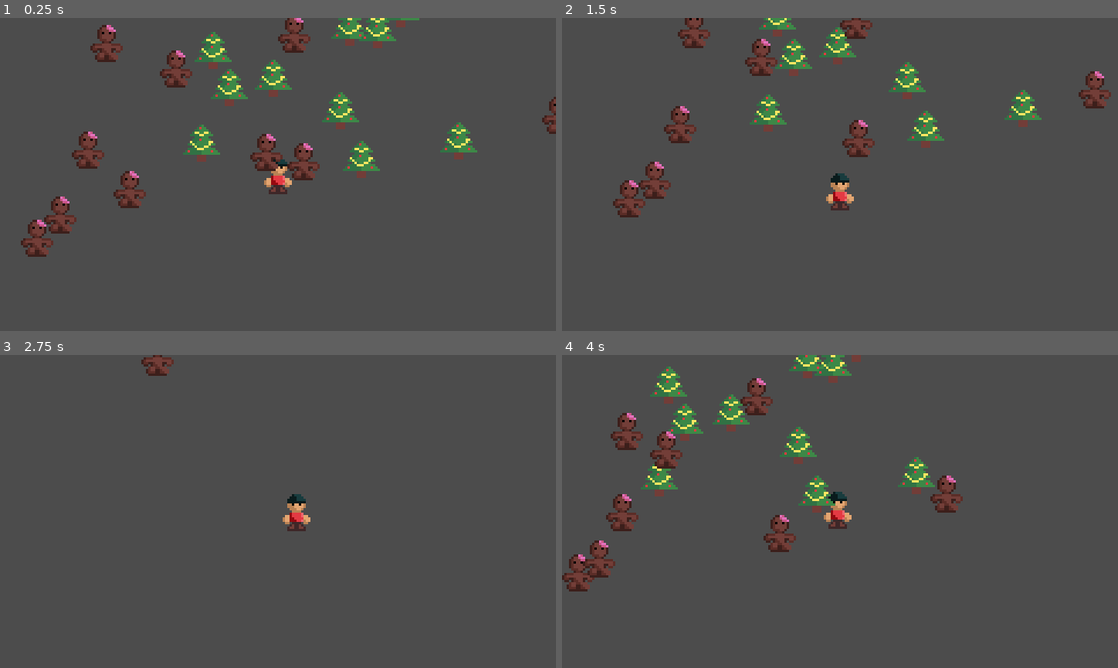
Above: before the commit, frames 1-4 (two rows, left to right).
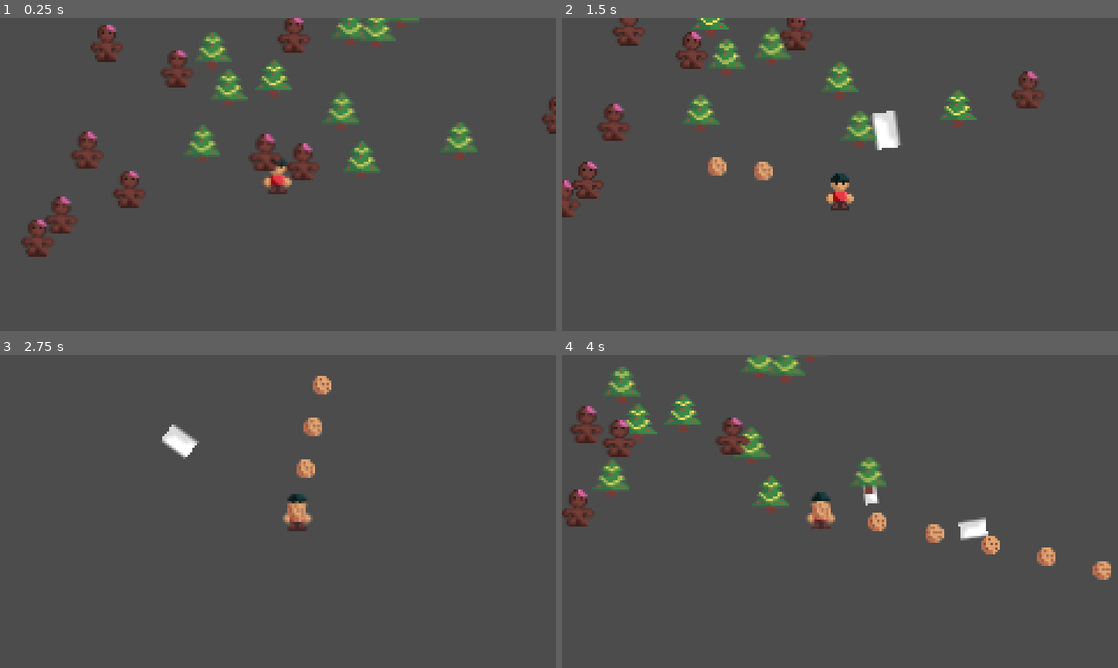
Above: after the commit, the same moments.

Repository: cznrhubarb/feliz-navidead
Game: Godot game, scene res://scn/TestScene.tscn
Two runs of this game, one before a commit and one after it. Both use one fixed random seed, a clock stepped at 60 frames per second and the inputs below.
Inputs (mouse positions are in pixels of both pictures, inside the frame that each line leads up to):
- Up to frame 1 (0.25 s): no input
- Up to frame 2 (1.5 s): move the mouse to (962, 158) at 0.52 s; press the mouse at (962, 158) at 0.53 s; hold D (move_right) 0.53-1.28 s; move the mouse to (728, 190) at 1.27 s; release the mouse at (728, 190) at 1.28 s; hold S (move_down) from 1.28 s (still down); click (728, 190) at 1.35 s
- Up to frame 3 (2.75 s): move the mouse to (333, 442) at 2.02 s; release S (move_down) at 2.03 s; press the mouse at (333, 442) at 2.03 s; hold D (move_right) from 2.03 s (still down)
- Up to frame 4 (4 s): move the mouse to (812, 574) at 2.77 s; release D (move_right) at 2.78 s; release the mouse at (812, 574) at 2.78 s; hold W (move_up) 2.78-3.53 s; click (812, 574) at 2.85 s; move the mouse to (1006, 558) at 3.52 s; press the mouse at (1006, 558) at 3.53 s; hold A (move_left) from 3.53 s (still down)

The runs differ from the first frame. In frame 1, 2.2% of the frame differs, in the area x 3-100%, y 0-76%; in frame 2, 11%; in frame 3, 1.5%; in frame 4, 12%, in the area x 0-99%, y 0-76%.

Commit message:
Changed to a weapon system. Added milk grenade launcher.

Diff:
--- a/project.godot
+++ b/project.godot
@@ -65,6 +65,4 @@
 
 [rendering]
 
-quality/2d/use_pixel_snap=true
-quality/filters/anisotropic_filter_level=1
 environment/default_environment="res://default_env.tres"
--- a/scn/CookieBullet.tscn
+++ b/scn/CookieBullet.tscn
@@ -1,6 +1,6 @@
 [gd_scene load_steps=4 format=2]
 
-[ext_resource path="res://src/CookieBullet.gd" type="Script" id=1]
+[ext_resource path="res://src/Projectiles/CookieBullet.gd" type="Script" id=1]
 [ext_resource path="res://img/CookieSmall.PNG" type="Texture" id=2]
 
 [sub_resource type="CircleShape2D" id=1]
--- /dev/null
+++ b/scn/MilkGrenade.tscn
@@ -0,0 +1,12 @@
+[gd_scene load_steps=3 format=2]
+
+[ext_resource path="res://src/Projectiles/MilkGrenade.gd" type="Script" id=1]
+[ext_resource path="res://img/Milk.PNG" type="Texture" id=2]
+
+[node name="KinematicBody2D2" type="KinematicBody2D"]
+collision_layer = 2
+collision_mask = 5
+script = ExtResource( 1 )
+
+[node name="Sprite" type="Sprite" parent="."]
+texture = ExtResource( 2 )
--- a/src/Child.gd
+++ b/src/Child.gd
@@ -2,6 +2,13 @@
 
 export var Speed = 300
 var type = "child"
+
+var weapons
+
+func _ready():
+	weapons = []
+	weapons.push_front(load("res://src/Weapons/CookieGun.gd").new())
+	weapons.push_front(load("res://src/Weapons/MilkGrenadeLauncher.gd").new())
 
 func _physics_process(delta):
 	var deltaPos = Vector2()
@@ -17,14 +24,21 @@
 
 	move_and_slide(deltaPos)
 
+	for weapon in weapons:
+		weapon.cooldown(delta)
+	if Input.is_action_pressed("shoot"):
+		shoot(get_shot_direction(), true)
+
 func _input(event):
 	if event.is_action_pressed("shoot"):
-		var shoot_direction = (event.position - position).normalized()
-		shoot(shoot_direction)
+		shoot(get_shot_direction(), false)
 
-func shoot(direction):
-	var bullet_scene = load("res://scn/CookieBullet.tscn")
-	var bullet = bullet_scene.instance()
-	bullet.position = position
-	bullet.direction = direction
-	get_parent().add_child(bullet)
+func get_shot_direction():
+	return (get_global_mouse_position() - position).normalized()
+
+func shoot(direction, auto):
+	for weapon in weapons:
+		var bullet = weapon.shoot(direction, auto)
+		if bullet:
+			bullet.position = position
+			get_parent().add_child(bullet)
--- /dev/null
+++ b/src/Projectiles/MilkGrenade.gd
@@ -0,0 +1,23 @@
+extends KinematicBody2D
+
+export var BulletSpeed = 50
+const max_life_span = 2
+var type = "bullet"
+var life_remaining = max_life_span
+var spr
+var direction = Vector2()
+
+func _ready():
+	for child in get_children():
+		if child is Sprite:
+			spr = child
+			break
+
+func _physics_process(delta):
+	position += direction * BulletSpeed * delta
+	spr.rotation += delta * 3.14
+	var scale = (max_life_span/2 - abs(life_remaining - max_life_span/2)) + 1
+	spr.scale = Vector2(scale, scale)
+	life_remaining -= delta
+	if life_remaining <= 0:
+		queue_free()
--- /dev/null
+++ b/src/Weapons/BaseWeapon.gd
@@ -0,0 +1 @@
+extends Resource
--- /dev/null
+++ b/src/Weapons/Cane.gd
@@ -0,0 +1 @@
+extends "res://src/Weapons/BaseWeapon.gd"
--- /dev/null
+++ b/src/Weapons/CookieGun.gd
@@ -0,0 +1,15 @@
+extends "res://src/Weapons/BaseWeapon.gd"
+
+const cooldown_max = 0.05
+var cooldown_timer = 0
+
+func cooldown(delta):
+	cooldown_timer = max(cooldown_timer - delta, 0)
+
+func shoot(direction, is_auto):
+	if cooldown_timer == 0:
+		cooldown_timer = cooldown_max
+		var bullet_scene = load("res://scn/CookieBullet.tscn")
+		var bullet = bullet_scene.instance()
+		bullet.direction = direction
+		return bullet
--- /dev/null
+++ b/src/Weapons/MilkGrenadeLauncher.gd
@@ -0,0 +1,15 @@
+extends "res://src/Weapons/BaseWeapon.gd"
+
+const cooldown_max = 1
+var cooldown_timer = 0
+
+func cooldown(delta):
+	cooldown_timer = max(cooldown_timer - delta, 0)
+
+func shoot(direction, is_auto):
+	if cooldown_timer == 0 and not is_auto:
+		cooldown_timer = cooldown_max
+		var bullet_scene = load("res://scn/MilkGrenade.tscn")
+		var bullet = bullet_scene.instance()
+		bullet.direction = direction
+		return bullet
Renamed: src/CookieBullet.gd -> src/Projectiles/CookieBullet.gd
